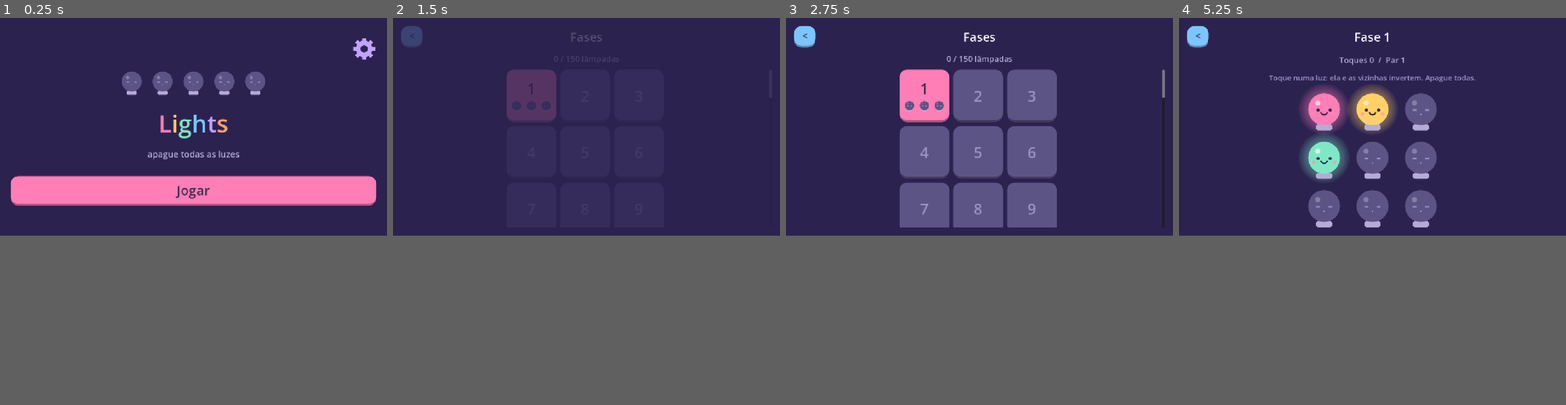
Above: before the commit, frames 1-4 (left to right).
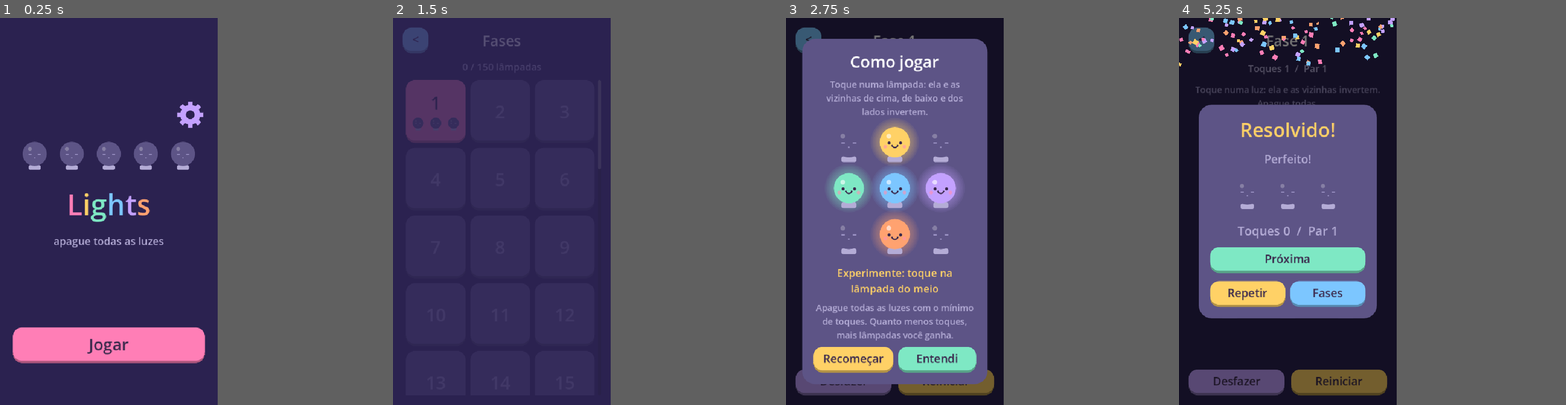
Above: after the commit, the same moments.

Repository: MuriloBahr/lights
Game: Godot game, scene res://scenes/menu.tscn
Same seed, same stepped clock (60 frames per second), same inputs: the game is played once before the commit and once after it.
Inputs (mouse positions are in pixels of both pictures, inside the frame that each line leads up to):
- Up to frame 1 (0.25 s): no input
- Up to frame 2 (1.5 s): click "Jogar" at 0.5 s; click "Jogar" at 1.25 s
- Up to frame 3 (2.75 s): click (863, 72) at 2.02 s
- Up to frame 4 (5.25 s): click (1298, 211) at 2.75 s, where only the run after the commit has a clickable "Recomeçar"; click (1446, 211) at 3.5 s, where only the run after the commit has a clickable "Entendi"; click (1318, 95) at 4.27 s; click (1465, 223) at 5 s, where only the run after the commit has a clickable "Reiniciar"
In our replay, the window is 800x450 before the commit and 450x800 after it. These sizes can differ from the game's own. Grey fills any space a smaller window leaves; there, only what the larger window draws over its background counts as a difference.

The runs differ from the first frame. In frame 1, 16% of the frame differs, in the area x 2-98%, y 5-90%; in frame 2, 4.1%; in frame 3, 42%; in frame 4, 45%, in the area x 0-77%, y 0-98%.

Commit message:
lights [patch note]: Adicionado novos sons Adicionado como jogar em configurações Ajustado alguns bugs de interface

Diff:
--- a/project.godot
+++ b/project.godot
@@ -21,6 +21,8 @@
 
 [display]
 
+window/size/viewport_width=540
+window/size/viewport_height=960
 window/stretch/mode="canvas_items"
 window/stretch/aspect="expand"
 
--- a/scripts/game.gd
+++ b/scripts/game.gd
@@ -14,13 +14,16 @@
 
 func _ready() -> void:
 	set_anchors_preset(Control.PRESET_FULL_RECT)
-	State.sfx.duck(true)
 	levels = State.levels
 	level_index = State.current_level
+	State.sfx.duck(true)
 	_build_ui()
 	board.changed.connect(_refresh)
 	board.solved.connect(_on_solved)
 	_load(level_index)
+	if not State.settings["seen_howto"]:
+		State.set_setting("seen_howto", true)
+		add_child(HowToPanel.new())
 
 
 func _build_ui() -> void:
--- a/scripts/gear_button.gd
+++ b/scripts/gear_button.gd
@@ -16,6 +16,7 @@
 	var e := event as InputEventMouseButton
 	if e and e.pressed and e.button_index == MOUSE_BUTTON_LEFT:
 		_bounce()
+		State.sfx.glow()
 		pressed.emit()
 
 
--- /dev/null
+++ b/scripts/how_to_panel.gd
@@ -0,0 +1,124 @@
+class_name HowToPanel
+extends Control
+
+const DEMO := {"id": 0, "size": 3, "grid": [0, 1, 0, 1, 1, 1, 0, 1, 0]}
+
+var cell := clampi(int((get_viewport_rect().size.y - 512.0) / 3.0), 40, 76)
+var board := Board.new()
+var _bulbs: Array[Bulb] = []
+var _msg := Ui.label("", 26, Palette.BULBS[1])
+var _resetting := false
+
+
+func _ready() -> void:
+	set_anchors_and_offsets_preset(Control.PRESET_FULL_RECT)
+
+	var dim := ColorRect.new()
+	dim.set_anchors_preset(Control.PRESET_FULL_RECT)
+	dim.color = Color(0, 0, 0, 0.55)
+	dim.mouse_filter = Control.MOUSE_FILTER_STOP
+	add_child(dim)
+
+	var center := CenterContainer.new()
+	center.set_anchors_preset(Control.PRESET_FULL_RECT)
+	add_child(center)
+
+	var panel := PanelContainer.new()
+	var sb := StyleBoxFlat.new()
+	sb.bg_color = Palette.OFF
+	sb.set_corner_radius_all(32)
+	sb.set_content_margin_all(28)
+	panel.add_theme_stylebox_override("panel", sb)
+	panel.custom_minimum_size = Vector2(minf(460.0, get_viewport_rect().size.x - 48.0), 0)
+	center.add_child(panel)
+
+	var box := VBoxContainer.new()
+	box.add_theme_constant_override("separation", 14)
+	panel.add_child(box)
+
+	box.add_child(Ui.label("Como jogar", 40))
+	box.add_child(_text("Toque numa lâmpada: ela e as vizinhas de cima, de baixo e dos lados invertem."))
+	box.add_child(_demo_grid())
+	_msg.autowrap_mode = TextServer.AUTOWRAP_WORD_SMART
+	box.add_child(_msg)
+	box.add_child(_text("Apague todas as luzes com o mínimo de toques. Quanto menos toques, mais lâmpadas você ganha."))
+
+	var row := HBoxContainer.new()
+	row.add_theme_constant_override("separation", 12)
+	var again := Ui.button("Recomeçar", Palette.BULBS[1])
+	again.size_flags_horizontal = Control.SIZE_EXPAND_FILL
+	again.pressed.connect(board.reset)
+	row.add_child(again)
+	var done := Ui.button("Entendi", Palette.BULBS[2], 28, "glow")
+	done.size_flags_horizontal = Control.SIZE_EXPAND_FILL
+	done.pressed.connect(queue_free)
+	row.add_child(done)
+	box.add_child(row)
+
+	board.changed.connect(_refresh)
+	board.solved.connect(_on_solved)
+	board.load_level(DEMO)
+	_msg.text = "Experimente: toque na lâmpada do meio"
+	_animate(panel)
+
+
+func _text(text: String) -> Label:
+	var l := Ui.label(text, 22, Palette.BASE)
+	l.autowrap_mode = TextServer.AUTOWRAP_WORD_SMART
+	return l
+
+
+func _demo_grid() -> Control:
+	var wrap := CenterContainer.new()
+	var grid := GridContainer.new()
+	var vp := get_viewport_rect().size
+	var cell := clampi(int(minf((vp.x - 112.0) / 3.0, (vp.y - 496.0) / 3.0)), 48, 110)
+	grid.columns = 3
+	grid.add_theme_constant_override("h_separation", 4)
+	grid.add_theme_constant_override("v_separation", 4)
+	wrap.add_child(grid)
+	for y in 3:
+		for x in 3:
+			var b := Bulb.new()
+			b.custom_minimum_size = Vector2(cell, cell)
+			b.color = Palette.BULBS[(x + 2 * y) % Palette.BULBS.size()]
+			b.pressed.connect(_tap.bind(x, y))
+			grid.add_child(b)
+			_bulbs.append(b)
+	return wrap
+
+
+func _tap(x: int, y: int) -> void:
+	if _resetting:
+		return
+	board.toggle(x, y)
+	State.sfx.tap()
+
+
+func _refresh() -> void:
+	for i in _bulbs.size():
+		_bulbs[i].set_lit(board.cells[i] == 1)
+
+
+func _on_solved() -> void:
+	_resetting = true
+	_msg.text = "Isso! Todas apagadas"
+	State.sfx.ding(1)
+	await get_tree().create_timer(1.6).timeout
+	if not is_inside_tree():
+		return
+	board.reset()
+	_msg.text = "De novo: toque na lâmpada do meio"
+	_resetting = false
+
+
+func _animate(panel: Control) -> void:
+	await get_tree().process_frame
+	if not is_inside_tree():
+		return
+	panel.pivot_offset = panel.size / 2.0
+	panel.scale = Vector2(0.6, 0.6)
+	panel.modulate.a = 0.0
+	var t := create_tween().set_parallel(true)
+	t.tween_property(panel, "scale", Vector2.ONE, 0.35).set_trans(Tween.TRANS_BACK).set_ease(Tween.EASE_OUT)
+	t.tween_property(panel, "modulate:a", 1.0, 0.2)
--- a/scripts/settings_panel.gd
+++ b/scripts/settings_panel.gd
@@ -34,6 +34,10 @@
 	for row in ROWS:
 		box.add_child(_row(row[0], row[1]))
 
+	var how := Ui.button("Como jogar", Palette.BULBS[3])
+	how.pressed.connect(_open_how)
+	box.add_child(how)
+
 	var close := Ui.button("Fechar", Palette.BULBS[2])
 	close.pressed.connect(queue_free)
 	box.add_child(close)
@@ -62,3 +66,7 @@
 	State.set_setting(key, on)
 	bulb.set_lit(on)
 	State.sfx.tap()
+
+
+func _open_how() -> void:
+	add_child(HowToPanel.new())
--- a/scripts/sfx.gd
+++ b/scripts/sfx.gd
@@ -13,6 +13,7 @@
 var _music: AudioStreamPlayer
 var _music_tween: Tween
 var _music_target := MUSIC_DB
+var _glow: AudioStreamPlayer
 
 
 func _ready() -> void:
@@ -24,6 +25,8 @@
 	_click.volume_db = -4.0
 	_start = _player("res://assets/sfx/start.wav")
 	_start_music()
+	_glow = _player("res://assets/sfx/enter_glow.wav")
+	_glow.volume_db = -3.0
 
 
 func apply(settings: Dictionary) -> void:
@@ -71,6 +74,11 @@
 	_win.play()
 	_buzz(120)
 	_dip()
+
+
+func glow() -> void:
+	_glow.play()
+	_buzz(15)
 
 
 func _notification(what: int) -> void:
--- a/scripts/state.gd
+++ b/scripts/state.gd
@@ -7,7 +7,7 @@
 var levels: Array = []
 var current_level := 0
 var stars := {}
-var settings := {"music": true, "sfx": true, "vibration": true}
+var settings := {"music": true, "sfx": true, "vibration": true, "seen_howto": false}
 var sfx := Sfx.new()
 
 var _fade := ColorRect.new()
--- a/scripts/ui.gd
+++ b/scripts/ui.gd
@@ -2,7 +2,7 @@
 extends RefCounted
 
 
-static func button(text: String, color: Color, font_size := 28) -> Button:
+static func button(text: String, color: Color, font_size := 28, sound := "click") -> Button:
 	var b := Button.new()
 	b.text = text
 	b.focus_mode = Control.FOCUS_NONE
@@ -14,6 +14,7 @@
 	b.add_theme_stylebox_override("hover", _box(color.lightened(0.12), 6))
 	b.add_theme_stylebox_override("pressed", _box(color.darkened(0.08), 2))
 	b.add_theme_stylebox_override("disabled", _box(Palette.OFF, 6))
+	b.pressed.connect(State.sfx.glow if sound == "glow" else State.sfx.click)
 	return b
 
 
Not shown, added: assets/sfx/enter_glow.wav.import
Not shown, added: scripts/how_to_panel.gd.uid
Not shown, added: assets/sfx/enter_glow.wav
Not shown, changed: assets/sfx/start.wav
